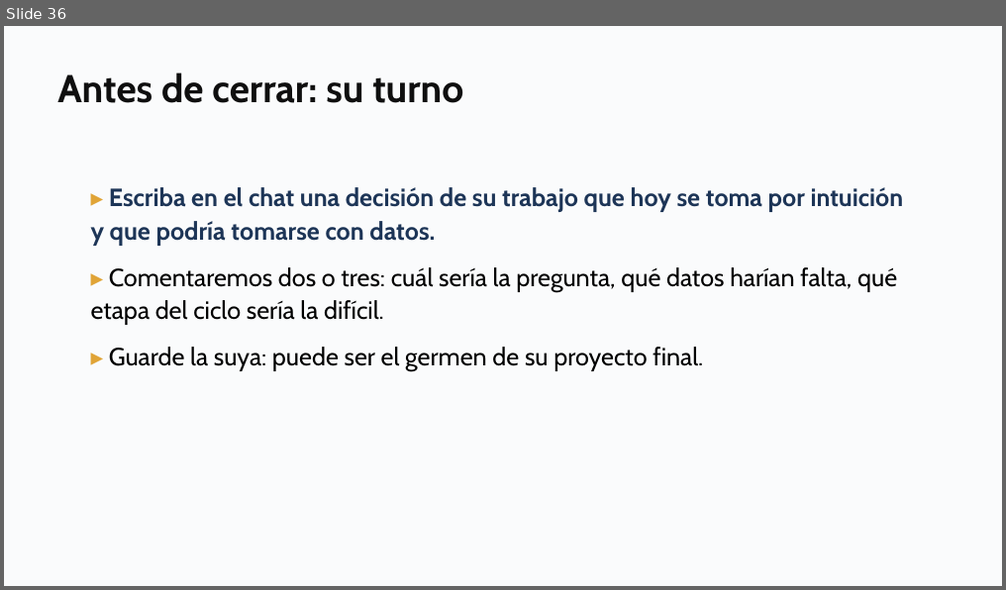
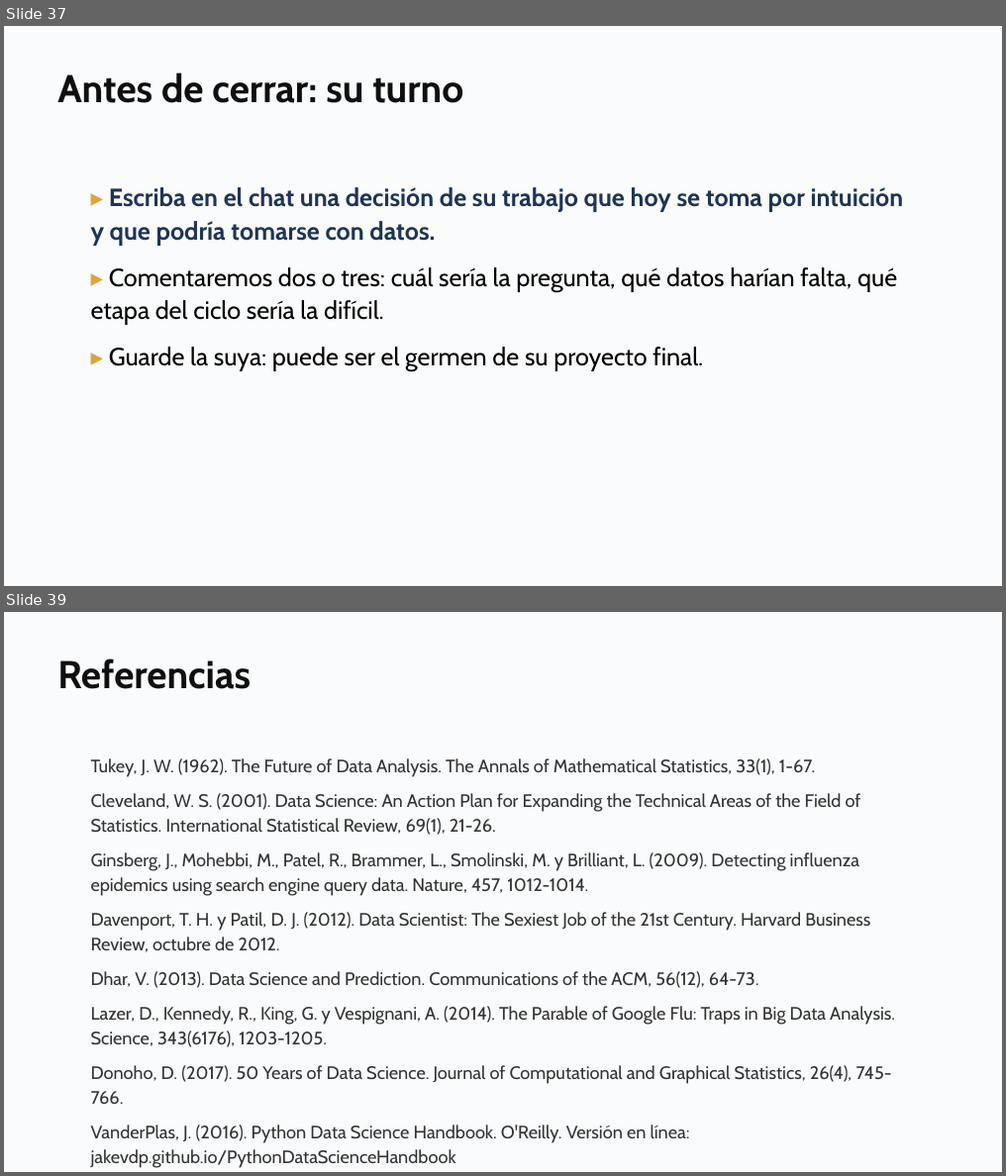
Before and after one commit to daniopitz/diplomado-cdd, a slide deck: presentaciones/clase01_fundamentos_ecosistema.pptx. Shown one above the other, each under a label of ours: slide 36 before the commit, slides 37 and 39 after it; the slides between them are not shown. The pictures are 1006x590 and 1006x1176 pixels, drawn with LibreOffice and Linux fonts; fonts in the diff are those of the drawing. Boxes give left, top, right and bottom in pixels: in the first picture for what was removed or moved away, otherwise in the second. Text is boxed around its words. In the diff, an @@ line names an element or a change of style, - is before the commit and + after.

```diff
--- a/presentaciones/clase01_fundamentos_ecosistema.pptx
+++ b/presentaciones/clase01_fundamentos_ecosistema.pptx
@@ slide 39 added at [4,612,1002,1172], background #FFFFFF @@
@@ rectangle added at [4,612,1002,1172], fill #FAFBFC @@
@@ text added at [57,659,251,689], 28 pt, text #0F0F0F, bold @@
+Referencias
@@ text added at [91,759,895,1143], 13 pt, text #333333 @@
+Tukey, J. W. (1962). The Future of Data Analysis. The Annals of Mathematical Statistics, 33(1), 1-67.
+Cleveland, W. S. (2001). Data Science: An Action Plan for Expanding the Technical Areas of the Field of Statistics. International Statistical Review, 69(1), 21-26.
+Ginsberg, J., Mohebbi, M., Patel, R., Brammer, L., Smolinski, M. y Brilliant, L. (2009). Detecting influenza epidemics using search engine query data. Nature, 457, 1012-1014.
+Davenport, T. H. y Patil, D. J. (2012). Data Scientist: The Sexiest Job of the 21st Century. Harvard Business Review, octubre de 2012.
+Dhar, V. (2013). Data Science and Prediction. Communications of the ACM, 56(12), 64-73.
+Lazer, D., Kennedy, R., King, G. y Vespignani, A. (2014). The Parable of Google Flu: Traps in Big Data Analysis. Science, 343(6176), 1203-1205.
+Donoho, D. (2017). 50 Years of Data Science. Journal of Computational and Graphical Statistics, 26(4), 745-766.
+VanderPlas, J. (2016). Python Data Science Handbook. O'Reilly. Versión en línea: jakevdp.github.io/PythonDataScienceHandbook
@@ what was slide 36 is now slide 37 @@
```
Also in this commit, not shown: 10 slides changed, 1 other slide added, 1 other file.
